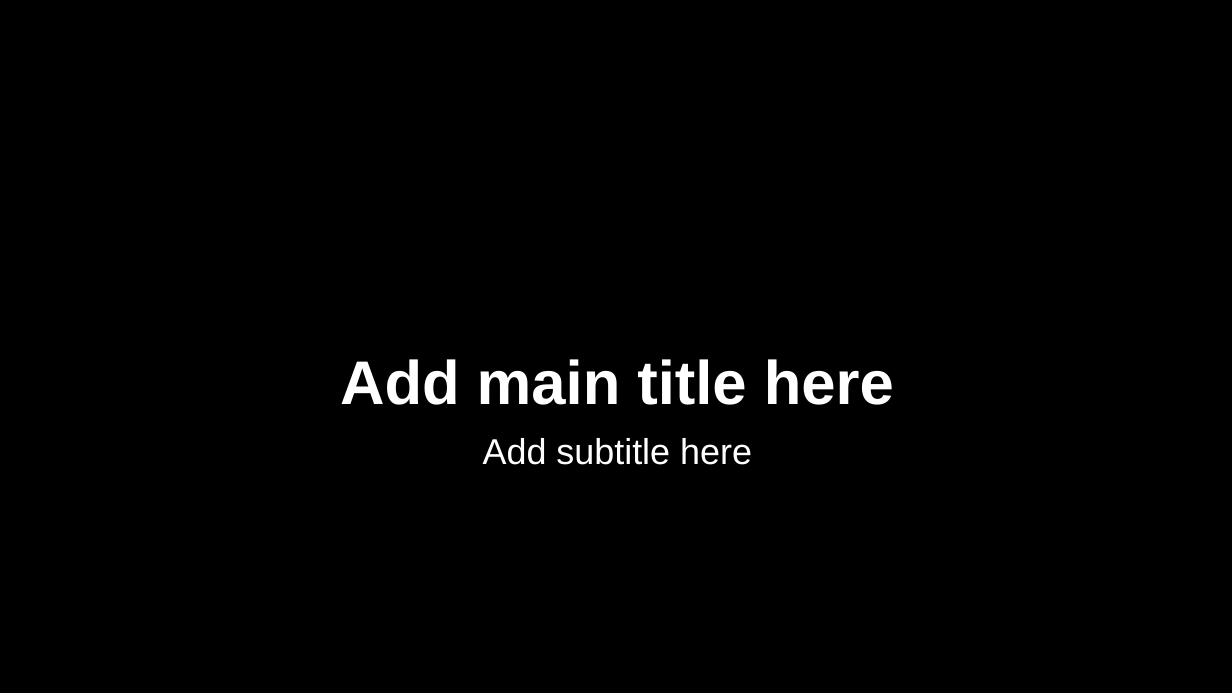
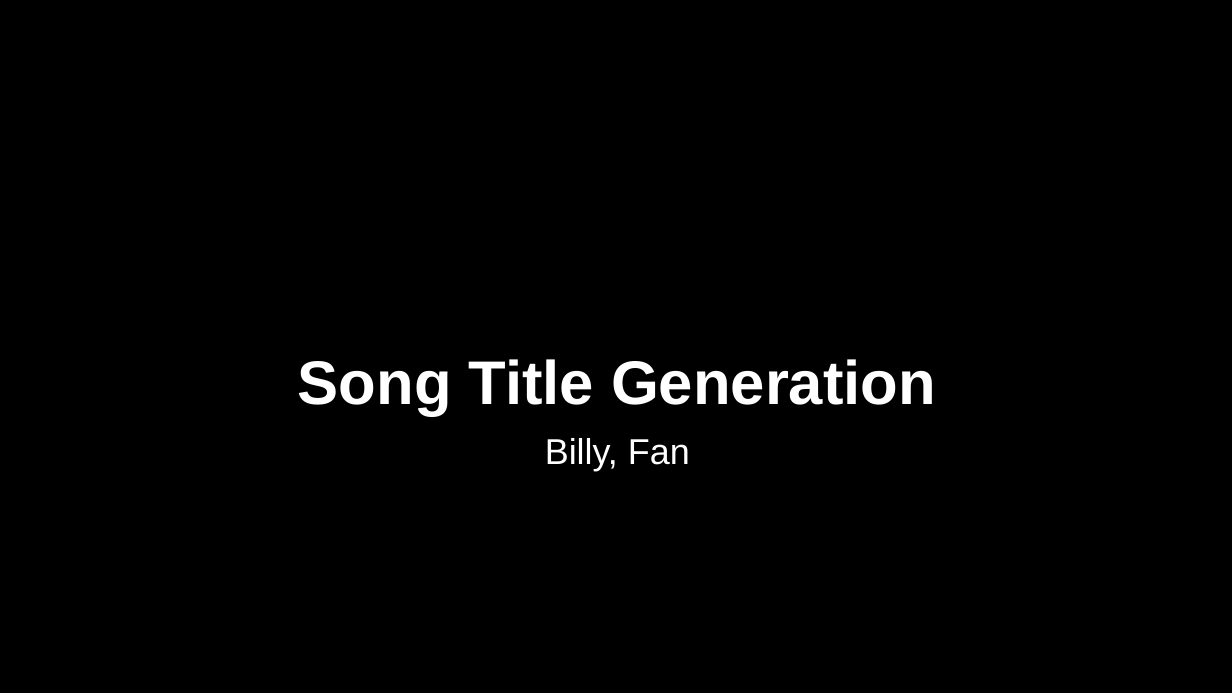
Before and after one commit to victorlifan/sone_title_generation, a slide deck: slide 1 of text_generate.pptx. Drawn at 1232x693 pixels with LibreOffice and Linux fonts; fonts in the diff are those of the drawing; background and template pictures are left out. Boxes give left, top, right and bottom in pixels: in the first picture for what was removed or moved away, otherwise in the second. Text is boxed around its words. In the diff, an @@ line names an element or a change of style, - is before the commit and + after.

```diff
--- a/text_generate.pptx
+++ b/text_generate.pptx
@@ title at <box>298,359,936,416</box>: text changed @@
-Add main title here
+Song Title Generation
@@ subtitle at <box>545,438,690,471</box>: text changed @@
-Add subtitle here
+Billy, Fan
```
Also in this commit, not shown: 1 other slide changed, 6 slides added, 1 other file.
